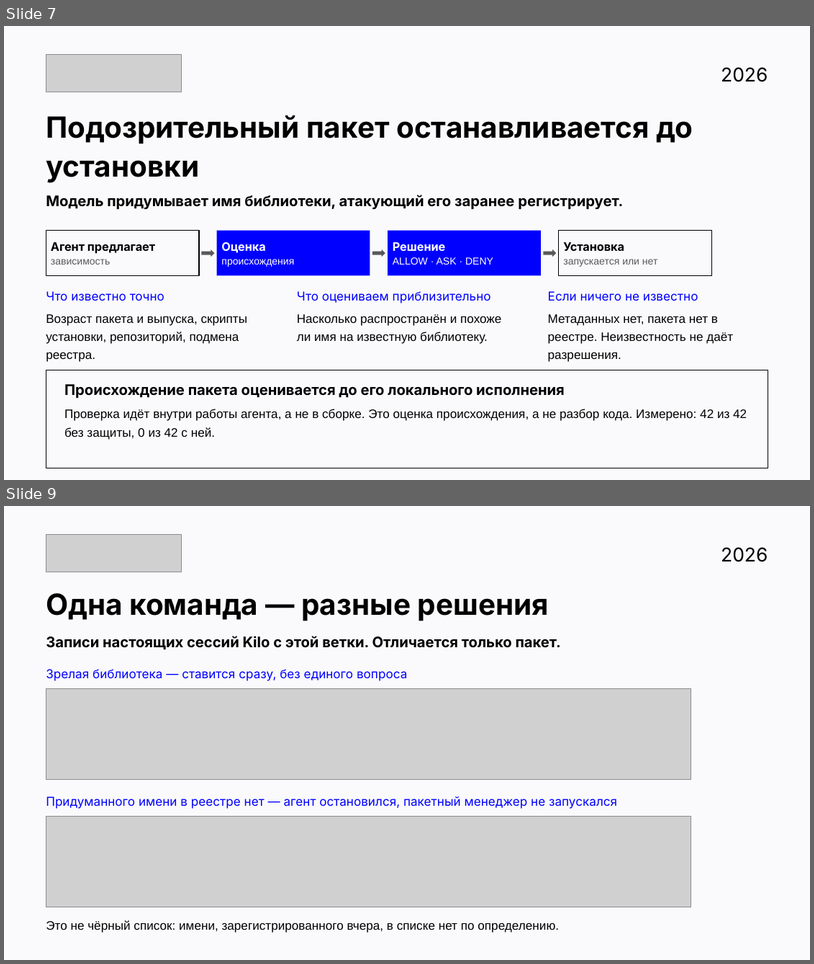
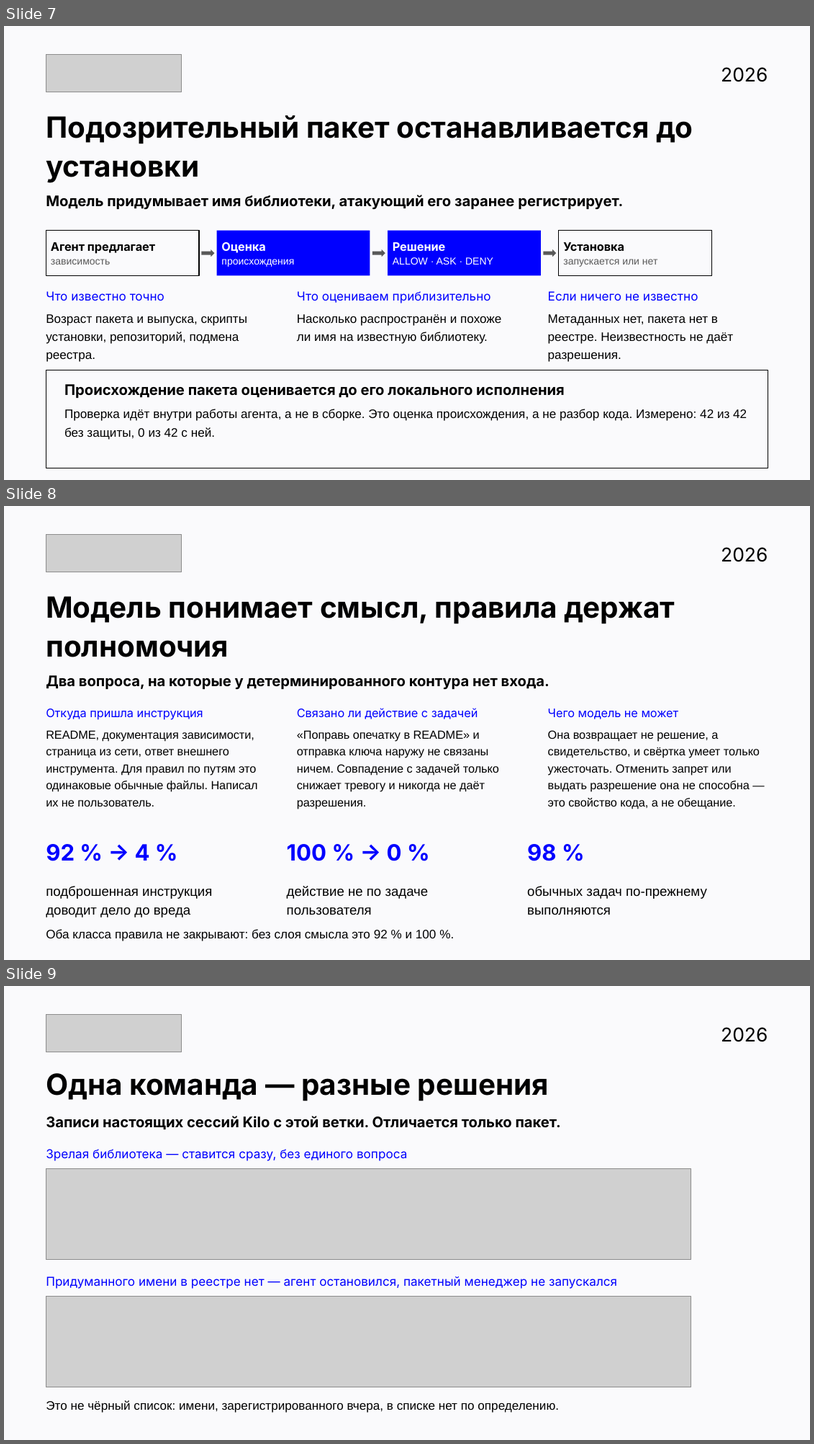
Before and after one commit to v0ropaev/kilocode, a slide deck: submission/Security-Auto-ATH.pptx. Shown one above the other, each under a label of ours: slides 7 and 9 before the commit, slides 7, 8 and 9 after it; the slides between them are not shown. The pictures are 814x964 and 814x1444 pixels, drawn with LibreOffice and Linux fonts; fonts in the diff are those of the drawing; grey boxes stand for pictures. Boxes give left, top, right and bottom in pixels: in the first picture for what was removed or moved away, otherwise in the second. Text is boxed around its words. In the diff, an @@ line names an element or a change of style, - is before the commit and + after.

```diff
--- a/submission/Security-Auto-ATH.pptx
+++ b/submission/Security-Auto-ATH.pptx
@@ slide 8 added at bbox=[4, 506, 810, 960], background #FFFFFF @@
@@ picture added at bbox=[46, 534, 181, 572] @@
@@ text added at bbox=[721, 547, 768, 562], 17 pt, text #000000 @@
+2026
@@ text added at bbox=[46, 596, 675, 657], 26 pt, text #000000, bold @@
+Модель понимает смысл, правила держат полномочия
@@ text added at bbox=[46, 675, 550, 690], 13 pt, text #000000, bold @@
+Два вопроса, на которые у детерминированного контура нет входа.
@@ text added at bbox=[46, 708, 203, 720], 10.5 pt, text #0000FF @@
+Откуда пришла инструкция
@@ text added at bbox=[297, 708, 478, 719], 10.5 pt, text #0000FF @@
+Связано ли действие с задачей
@@ text added at bbox=[548, 708, 679, 719], 10.5 pt, text #0000FF @@
+Чего модель не может
@@ text added at bbox=[46, 730, 258, 806], 10.5 pt, text #000000 @@
+README, документация зависимости, страница из сети, ответ внешнего инструмента. Для правил по путям это одинаковые обычные файлы. Написал их не пользователь.
@@ text added at bbox=[297, 730, 499, 809], 10.5 pt, text #000000 @@
+«Поправь опечатку в README» и отправка ключа наружу не связаны ничем. Совпадение с задачей только снижает тревогу и никогда не даёт разрешения.
@@ text added at bbox=[548, 730, 760, 809], 10.5 pt, text #000000 @@
+Она возвращает не решение, а свидетельство, и свёртка умеет только ужесточать. Отменить запрет или выдать разрешение она не способна — это свойство кода, а не обещание.
@@ text added at bbox=[46, 844, 150, 861], 20 pt, text #0000FF, bold @@
+92 % → 4 %
@@ text added at bbox=[287, 844, 402, 861], 20 pt, text #0000FF, bold @@
+100 % → 0 %
@@ text added at bbox=[527, 844, 556, 861], 20 pt, text #0000FF, bold @@
+98 %
@@ text added at bbox=[46, 885, 212, 917], 12 pt, text #000000 @@
+подброшенная инструкция доводит дело до вреда
@@ text added at bbox=[287, 885, 429, 914], 12 pt, text #000000 @@
+действие не по задаче пользователя
@@ text added at bbox=[527, 885, 707, 915], 12 pt, text #000000 @@
+обычных задач по-прежнему выполняются
@@ text added at bbox=[46, 929, 437, 941], 11 pt, text #000000 @@
+Оба класса правила не закрывают: без слоя смысла это 92 % и 100 %.
```
Also in this commit, not shown: 4 slides changed, 1 other slide added, 2 slides removed, 25 other files.
